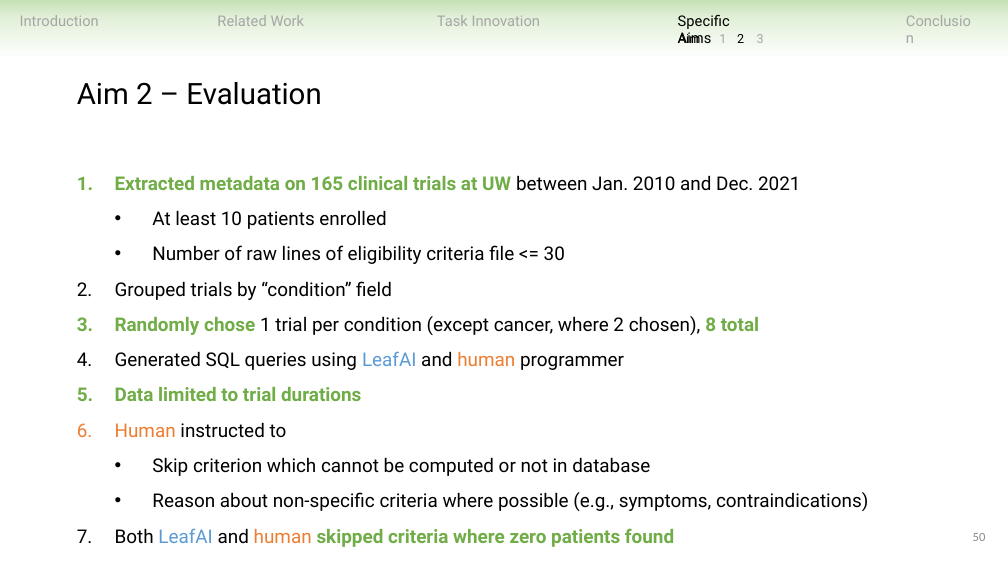
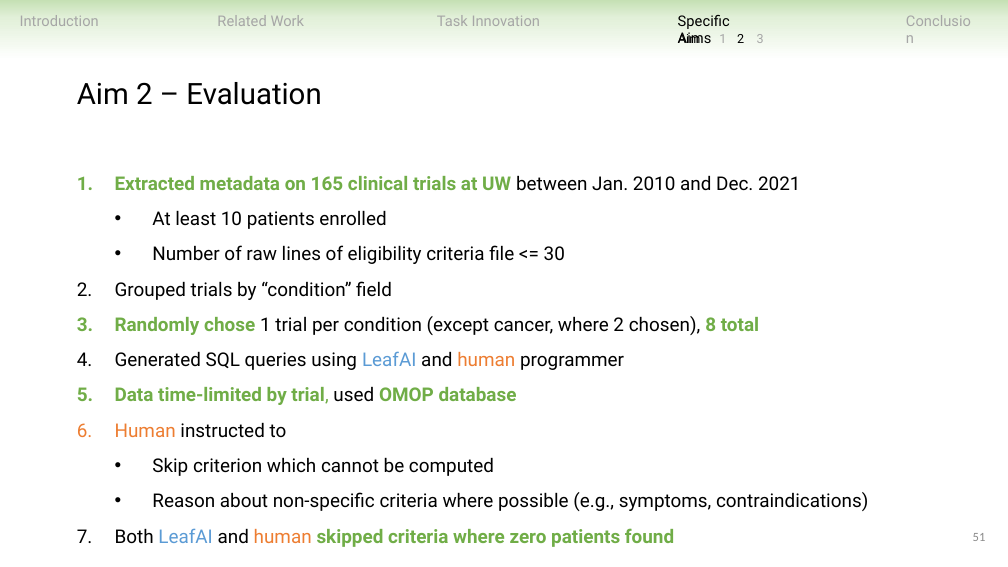
Before and after one commit to ndobb/dissertation, a slide deck: slide 51 of 4_general_exam/presentation/nic_dobbins_general_exam.pptx (slide 50 before the commit). Drawn at 1008x567 pixels with LibreOffice and Linux fonts; fonts in the diff are those of the drawing. Boxes give left, top, right and bottom in pixels: in the first picture for what was removed or moved away, otherwise in the second. Text is boxed around its words. In the diff, an @@ line names an element or a change of style, - is before the commit and + after.

```diff
--- a/4_general_exam/presentation/nic_dobbins_general_exam.pptx
+++ b/4_general_exam/presentation/nic_dobbins_general_exam.pptx
@@ text at [115,387,517,405]: text changed @@
-5. Data limited to trial durations
+5. Data time-limited by trial, used OMOP database
@@ text at [152,457,494,476]: text changed @@
-  • Skip criterion which cannot be computed or not in database
+  • Skip criterion which cannot be computed
@@ page number at [973,533,986,541]: text changed @@
-50
+51
```
Also in this commit, not shown: 17 other slides changed, 3 slides added, 2 slides removed.
